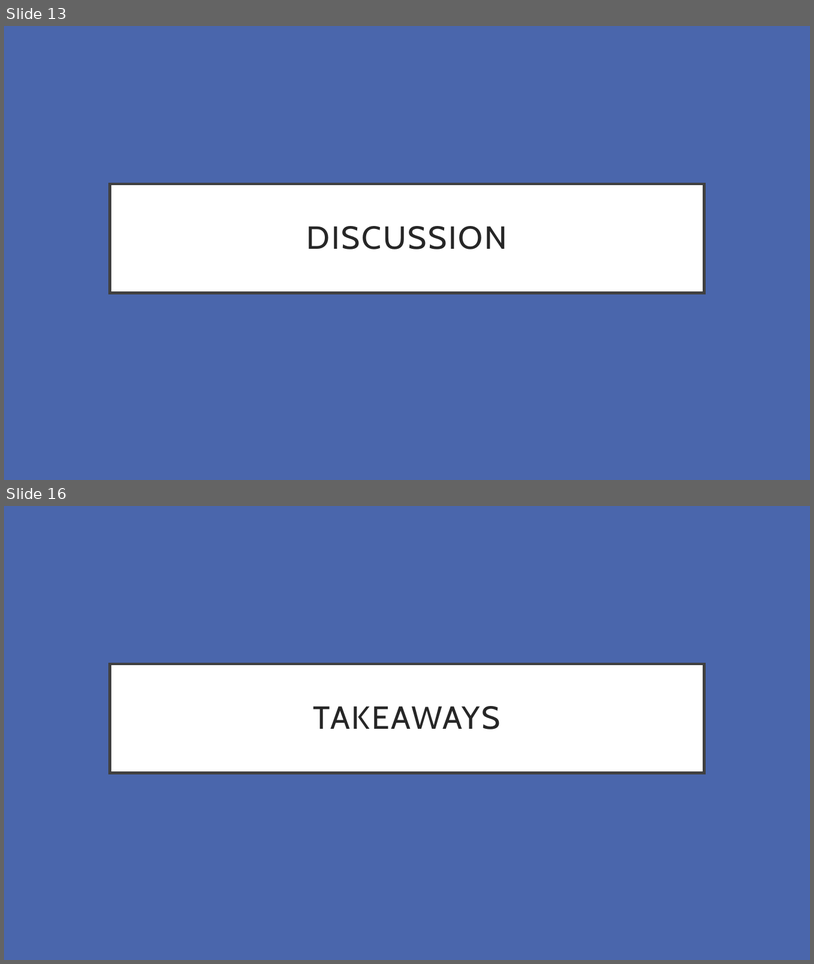
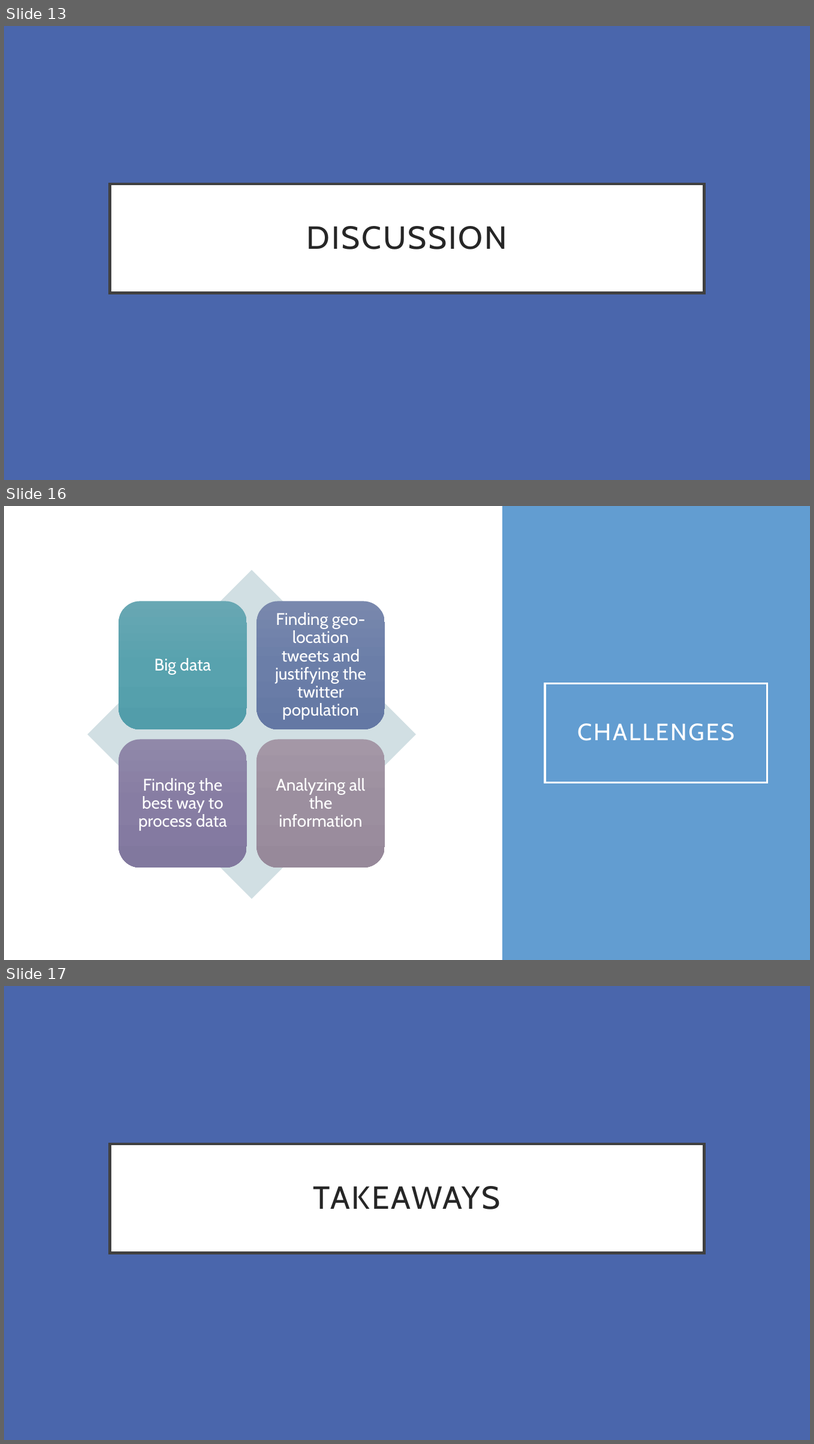
Before and after one commit to oliviaroy20/SocialSensing, a slide deck: Final Presentation.pptx. Shown one above the other, each under a label of ours: slides 13 and 16 before the commit, slides 13, 16 and 17 after it; the slides between them are not shown. The pictures are 814x964 and 814x1444 pixels, drawn with LibreOffice and Linux fonts; fonts in the diff are those of the drawing. Boxes give left, top, right and bottom in pixels: in the first picture for what was removed or moved away, otherwise in the second. Text is boxed around its words. In the diff, an @@ line names an element or a change of style, - is before the commit and + after.

```diff
--- a/Final Presentation.pptx
+++ b/Final Presentation.pptx
@@ slide 16 added at [4, 506, 810, 960], background #FFFFFF @@
@@ rectangle added at [503, 506, 810, 960], fill #629DD1 @@
@@ title added at [545, 683, 768, 783], outline #FFFFFF 2.5 pt, 28 pt, text #FFFFFF @@
+CHALLENGES
@@ group added at [87, 570, 416, 898]: 4 rounded rectangles, 4 texts, 1 diamond @@
+Big data
+Finding geo-location tweets and justifying the twitter population
+Finding the best way to process data
+Analyzing all the information
@@ what was slide 16 is now slide 17 @@
```
Also in this commit, not shown: 2 slides changed, 5 other slides added, 6 slides removed, 3 other files.
